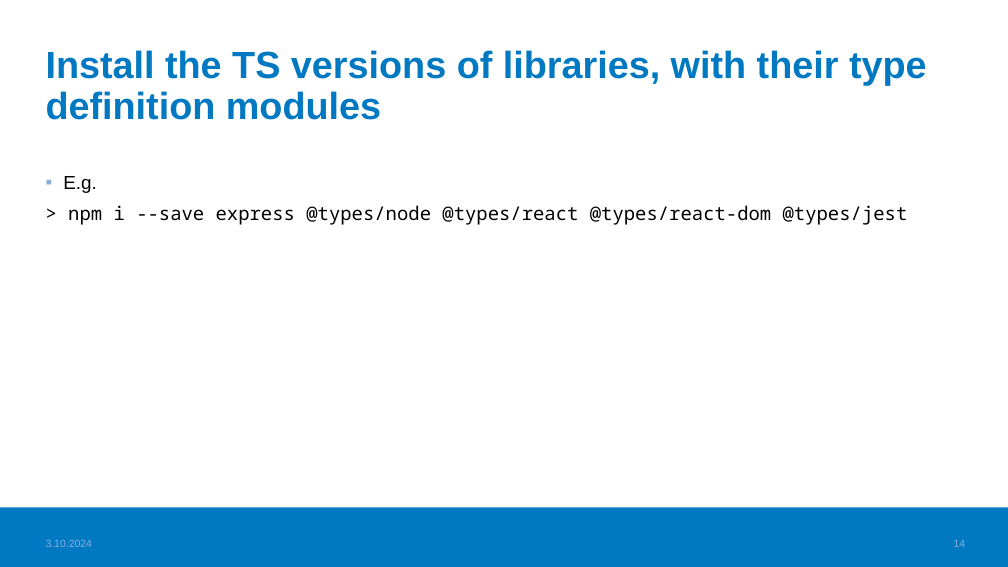
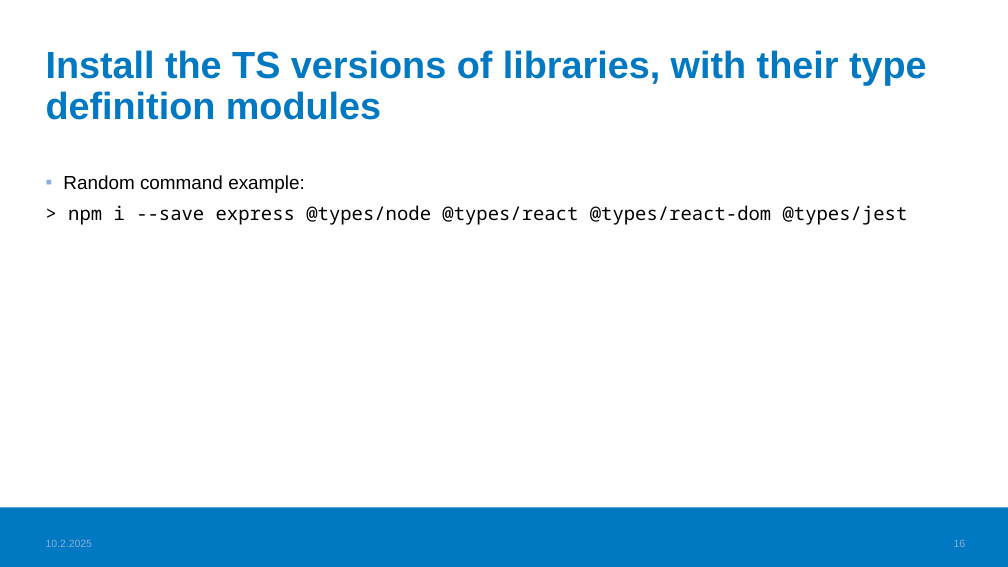
Before and after one commit to valju/JS_ES_Features, a slide deck: slide 16 of TS_basics/TypeScript_usage_understood.pptx (slide 14 before the commit). Drawn at 1008x567 pixels with LibreOffice and Linux fonts; fonts in the diff are those of the drawing; background and template pictures are left out. Boxes give left, top, right and bottom in pixels: in the first picture for what was removed or moved away, otherwise in the second. Text is boxed around its words. In the diff, an @@ line names an element or a change of style, - is before the commit and + after.

```diff
--- a/TS_basics/TypeScript_usage_understood.pptx
+++ b/TS_basics/TypeScript_usage_understood.pptx
@@ text at box(63, 175, 305, 193): text changed @@
-▪ E.g.
+▪ Random command example:
@@ text at box(46, 539, 93, 547): text changed @@
-3.10.2024
+10.2.2025
@@ page number at box(954, 539, 966, 547): text changed @@
-14
+16
```
Also in this commit, not shown: 14 other slides changed, 2 slides added, 1 other file.
